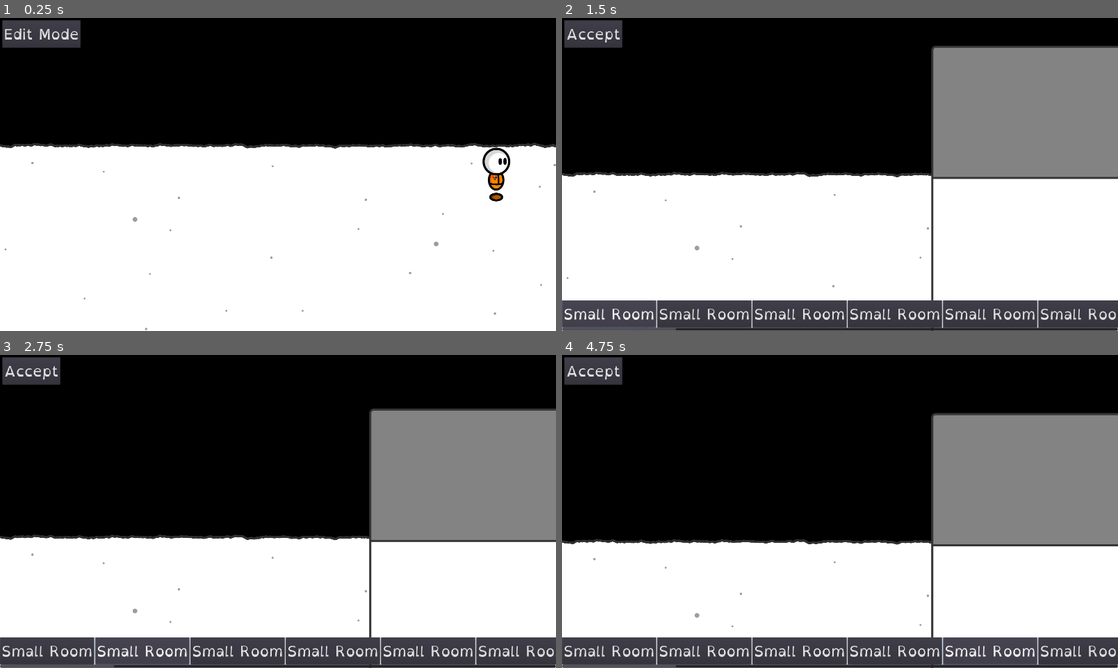
Above: before the commit, frames 1-4 (two rows, left to right).
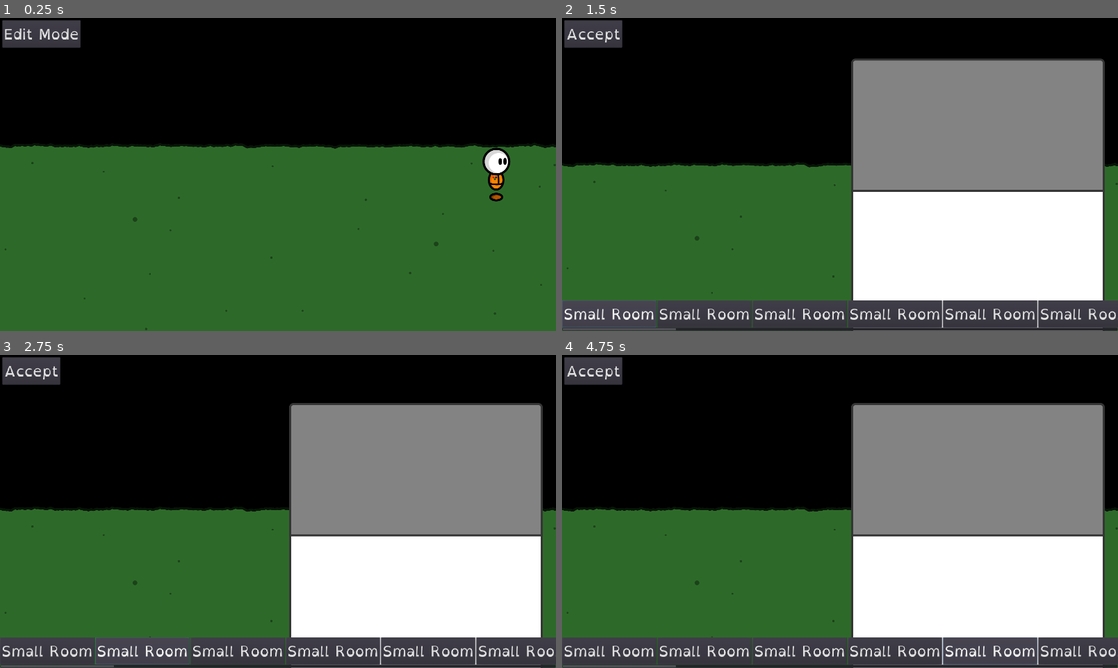
Above: after the commit, the same moments.

Repository: fupicat/szabandoned-0
Game: Godot game, scene res://Scenes/Places/House.tscn
Two runs of this game, one before a commit and one after it. Both use one fixed random seed, a clock stepped at 60 frames per second and the inputs below.
Inputs:
- Up to frame 1 (0.25 s): no input
- Up to frame 2 (1.5 s): click "Edit Mode" at 0.5 s; click "Small Room" at 1.25 s
- Up to frame 3 (2.75 s): click "Small Room" at 2 s
- Up to frame 4 (4.75 s): click "Small Room" at 2.75 s; click "Small Room" at 3.5 s; click "Small Room" at 4.25 s

The runs differ from the first frame. In frame 1, 59% of the frame differs, in the area x 0-100%, y 39-100%; in frame 2, 34%; in frame 3, 32%; in frame 4, 33%.

Commit message:
Corner clipping fixed

Diff:
--- a/Scenes/Places/House.tscn
+++ b/Scenes/Places/House.tscn
@@ -6,18 +6,15 @@
 [ext_resource path="res://Scripts/UI/HouseUI.gd" type="Script" id=4]
 [ext_resource path="res://Fonts/OpenDyslexic-Regular.otf" type="DynamicFontData" id=5]
 
-[sub_resource type="RectangleShape2D" id=1]
-extents = Vector2( 746.833, 1920.81 )
-
-[sub_resource type="RectangleShape2D" id=2]
-extents = Vector2( 3518.18, 499.935 )
-
-[sub_resource type="DynamicFont" id=3]
+[sub_resource type="RectangleShape2D" id=3]
+extents = Vector2( 3531.48, 5.19971 )
+
+[sub_resource type="DynamicFont" id=1]
 size = 50
 font_data = ExtResource( 5 )
 
-[sub_resource type="Theme" id=4]
-default_font = SubResource( 3 )
+[sub_resource type="Theme" id=2]
+default_font = SubResource( 1 )
 Button/colors/font_color = Color( 0.878431, 0.878431, 0.878431, 1 )
 Button/colors/font_color_disabled = Color( 0.9, 0.9, 0.9, 0.2 )
 Button/colors/font_color_hover = Color( 0.941176, 0.941176, 0.941176, 1 )
@@ -44,29 +41,28 @@
 [node name="Grama" type="StaticBody2D" parent="."]
 position = Vector2( 0, 2838.04 )
 __meta__ = {
-"_edit_group_": true,
 "_edit_lock_": true
 }
 
 [node name="Sprite" type="Sprite" parent="Grama"]
+modulate = Color( 0.180392, 0.419608, 0.164706, 1 )
 z_index = -4096
 texture = ExtResource( 3 )
 
-[node name="CollisionShape2D" type="CollisionShape2D" parent="Grama"]
-position = Vector2( 4163.86, 0 )
-shape = SubResource( 1 )
-
-[node name="CollisionShape2D3" type="CollisionShape2D" parent="Grama"]
-position = Vector2( -4154.46, 11.729 )
-shape = SubResource( 1 )
-
-[node name="CollisionShape2D2" type="CollisionShape2D" parent="Grama"]
-position = Vector2( -20.677, -2289.29 )
-shape = SubResource( 2 )
-
-[node name="CollisionShape2D4" type="CollisionShape2D" parent="Grama"]
-position = Vector2( -7.66284, 1903.65 )
-shape = SubResource( 2 )
+[node name="CollisionPolygon2D" type="CollisionPolygon2D" parent="Grama"]
+polygon = PoolVector2Array( 3506.58, -1789.35, -3408.04, -1789.35, -3409.11, 1800.59, 3419.21, 1802.29, 3417.41, -1786.85, 3511.11, -1786.04, 5129.14, -2775.55, 5120.62, 3335.81, -4899.54, 3374.8, -4879.47, -2855.8, 5115.46, -2775.55 )
+
+[node name="PlacentDown" type="Area2D" parent="Grama"]
+
+[node name="CollisionShape2D" type="CollisionShape2D" parent="Grama/PlacentDown"]
+position = Vector2( 0, -1785.99 )
+shape = SubResource( 3 )
+
+[node name="PlacentUp" type="Area2D" parent="Grama"]
+
+[node name="CollisionShape2D" type="CollisionShape2D" parent="Grama/PlacentUp"]
+position = Vector2( 41.041, 1798.36 )
+shape = SubResource( 3 )
 
 [node name="HouseUI" type="CanvasLayer" parent="."]
 editor/display_folded = true
@@ -268,6 +264,10 @@
 margin_right = 9537.0
 margin_bottom = 94.0
 text = "Small Room"
+[connection signal="body_entered" from="Grama/PlacentDown" to="." method="_on_Placent_body_entered"]
+[connection signal="body_exited" from="Grama/PlacentDown" to="." method="_on_Placent_body_exited"]
+[connection signal="body_entered" from="Grama/PlacentUp" to="." method="_on_PlacentUp_body_entered"]
+[connection signal="body_exited" from="Grama/PlacentUp" to="." method="_on_PlacentUp_body_exited"]
 [connection signal="pressed" from="HouseUI/UI/Mode" to="HouseUI" method="_on_Mode_pressed"]
 [connection signal="pressed" from="HouseUI/UI/Items/H/SmallRoom" to="HouseUI" method="_on_SmallRoom_pressed"]
 [connection signal="pressed" from="HouseUI/UI/Items/H/SmallRoom2" to="HouseUI" method="_on_SmallRoom_pressed"]
--- a/Scenes/Places/Placeable.gd
+++ b/Scenes/Places/Placeable.gd
@@ -18,8 +18,7 @@
 func _input(event):
     if event.is_action_pressed("action"):
         if move:
-            move = false
-            $Col.disabled = false
+            place()
 
 func _on_Interactive_body_entered(body):
     if body == get_parent().get_node("Player"):
@@ -28,3 +27,7 @@
 func _on_Interactive_body_exited(body):
     if body == get_parent().get_node("Player"):
         on_me = false
+
+func place():
+    move = false
+    $Col.disabled = false
--- a/Scripts/BehindDisappear.gd
+++ b/Scripts/BehindDisappear.gd
@@ -1,12 +1,10 @@
 extends Area2D
-
-var on_me = false
 
 func _on_body_entered(body):
     var player = get_parent().get_parent().get_node("Player")
-    if body == player and player.z_index < get_parent().z_index:
-        get_parent().modulate = Color(1, 1, 1, 0.54902)
+    if body == player and player.z_index < get_parent().z_index and !get_parent().get_parent().edit_mode:
+        get_parent().modulate.a = 0.54902
 
 func _on_body_exited(body):
-    if body == get_parent().get_parent().get_node("Player"):
-        get_parent().modulate = Color(1, 1, 1, 1)
+    if body == get_parent().get_parent().get_node("Player") and !get_parent().get_parent().edit_mode:
+        get_parent().modulate.a = 1
--- a/Scripts/Places/House.gd
+++ b/Scripts/Places/House.gd
@@ -3,11 +3,20 @@
 var old_xy = Vector2(0, 0)
 var old_col = null
 var edit_mode = false
+var obj = null
+var place_up = true
+var place_down = true
 
 func _ready():
     $Player/Camera2D.limit_left = -3500
     $Player/Camera2D.limit_right = 3500
     $Player/Camera2D.limit_bottom = 4720
+
+func _physics_process(delta):
+    if edit_mode and !place_down:
+        $Player.position.y += 10
+    if edit_mode and !place_up:
+        $Player.position.y -= 10
 
 func _input(event):
     if event.is_action_pressed("1"):
@@ -15,7 +24,7 @@
     if event.is_action_pressed("2"):
         add_placeable(load("res://Scenes/Placeables/SmallRoom.tscn"))
 
-func switch_edit_mode():
+func switch_edit_mode(): # Returns true if switched.
     if edit_mode:
         for node in get_tree().get_nodes_in_group("Interactable"):
             if node.move:
@@ -31,10 +40,27 @@
         old_xy = $Player.global_position
         old_col = $Player/CollisionShape2D.shape
         $Player.hide()
+    return true
 
 func add_placeable(var scene):
-    var obj = scene.instance()
+    obj = scene.instance()
     add_child(obj)
     obj.get_node("Col").disabled = true
     $Player/CollisionShape2D.shape = obj.get_node("Col").shape
     obj.move = true
+
+func _on_Placent_body_entered(body):
+    if body == $Player and edit_mode:
+        place_down = false
+
+func _on_Placent_body_exited(body):
+    if body == $Player and edit_mode:
+        place_down = true
+
+func _on_PlacentUp_body_entered(body):
+    if body == $Player and edit_mode:
+        place_up = false
+
+func _on_PlacentUp_body_exited(body):
+    if body == $Player and edit_mode:
+        place_up = true
--- a/Scripts/Player.gd
+++ b/Scripts/Player.gd
@@ -14,7 +14,7 @@
     var xdir = int(Input.is_action_pressed("right")) - int(Input.is_action_pressed("left"))
     move.x = lerp(move.x, (SPEED + run) * xdir, SLIP)
 
-    move_and_slide(move)
+    move_and_slide(move, Vector2(0, -1))
 
 func _input(event):
     if event.is_action_pressed("action"):
--- a/Scripts/UI/HouseUI.gd
+++ b/Scripts/UI/HouseUI.gd
@@ -4,13 +4,13 @@
     $UI/Items.hide()
 
 func _on_Mode_pressed():
-    get_parent().switch_edit_mode()
-    if get_parent().edit_mode:
-        $UI/Mode.text = "Accept"
-        $UI/Items.show()
-    else:
-        $UI/Mode.text = "Edit Mode"
-        $UI/Items.hide()
+    if get_parent().switch_edit_mode():
+        if get_parent().edit_mode:
+            $UI/Mode.text = "Accept"
+            $UI/Items.show()
+        else:
+            $UI/Mode.text = "Edit Mode"
+            $UI/Items.hide()
 
 func _on_SmallRoom_pressed():
     get_parent().add_placeable(load("res://Scenes/Placeables/SmallRoom.tscn"))
Not shown: 2 places in Scenes/Places/House.tscn that only renumber resources
